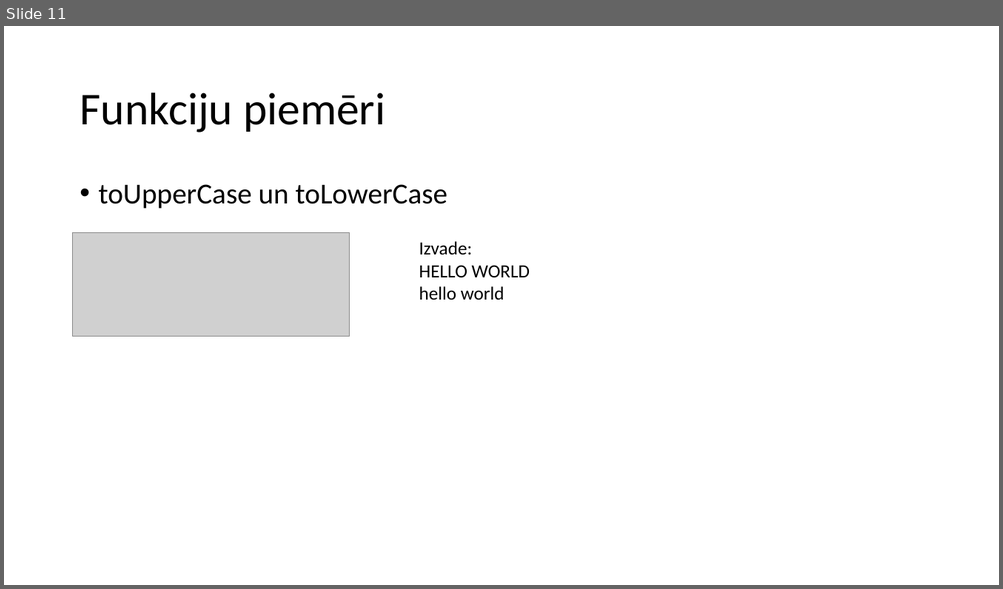
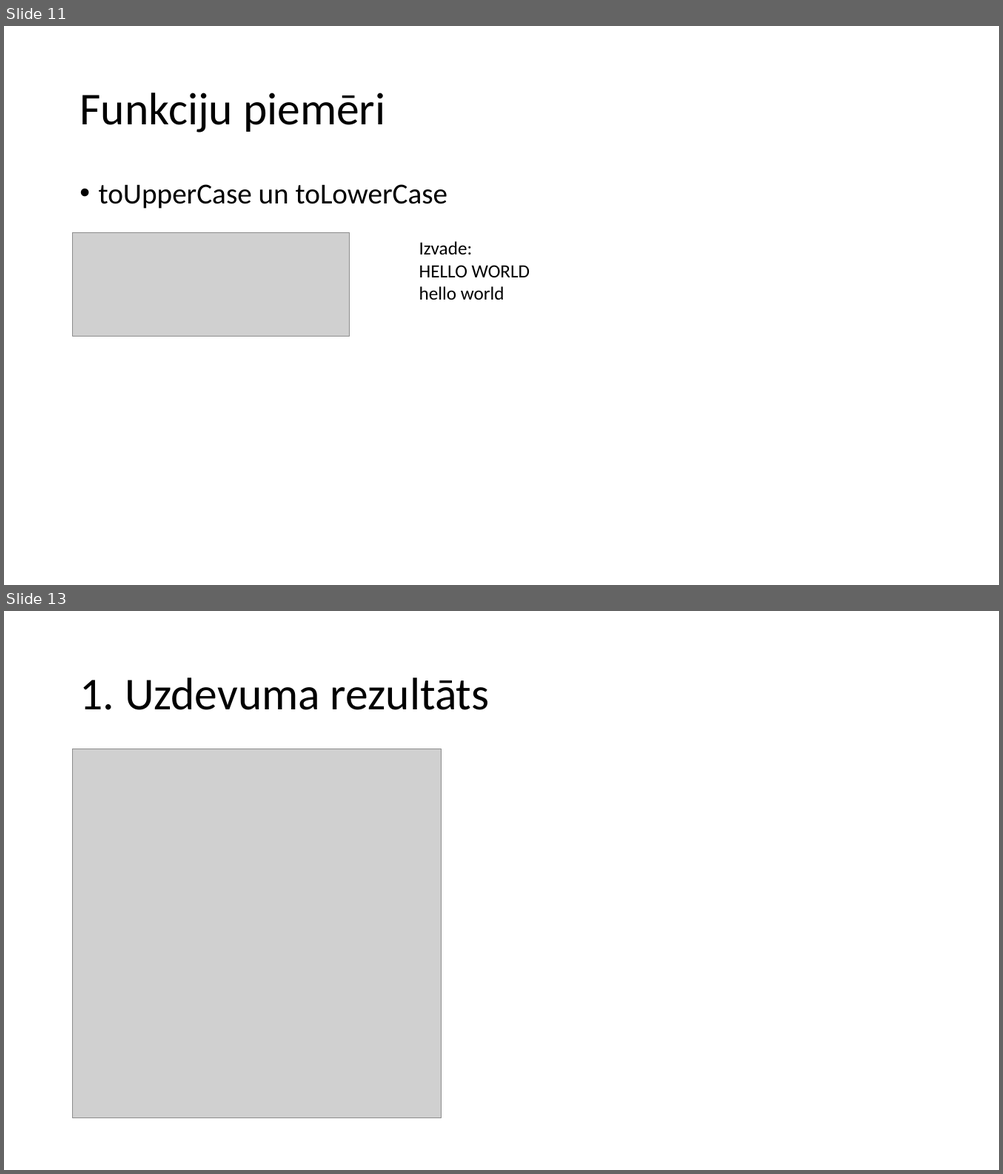
Before and after one commit to minime556/Eksamens, a slide deck: MacibuMaterialsProgEks.pptx. Shown one above the other, each under a label of ours: slide 11 before the commit, slides 11 and 13 after it; the slides between them are not shown. The pictures are 1003x589 and 1003x1174 pixels, drawn with LibreOffice and Linux fonts; fonts in the diff are those of the drawing; grey boxes stand for pictures. Boxes give left, top, right and bottom in pixels: in the first picture for what was removed or moved away, otherwise in the second. Text is boxed around its words. In the diff, an @@ line names an element or a change of style, - is before the commit and + after.

Commit message:
Pievienots pirmā uzdevuma piemēra apraksts un rezultāts, un īstenots java programmā

```diff
--- a/MacibuMaterialsProgEks.pptx
+++ b/MacibuMaterialsProgEks.pptx
@@ slide 13 added at [4, 611, 999, 1170], background #FFFFFF @@
@@ title added at [79, 678, 489, 710], 44 pt, text #000000 @@
+1. Uzdevuma rezultāts
@@ picture added at [73, 749, 441, 1119] @@
```
Also in this commit, not shown: 1 other slide added, 4 other files.
